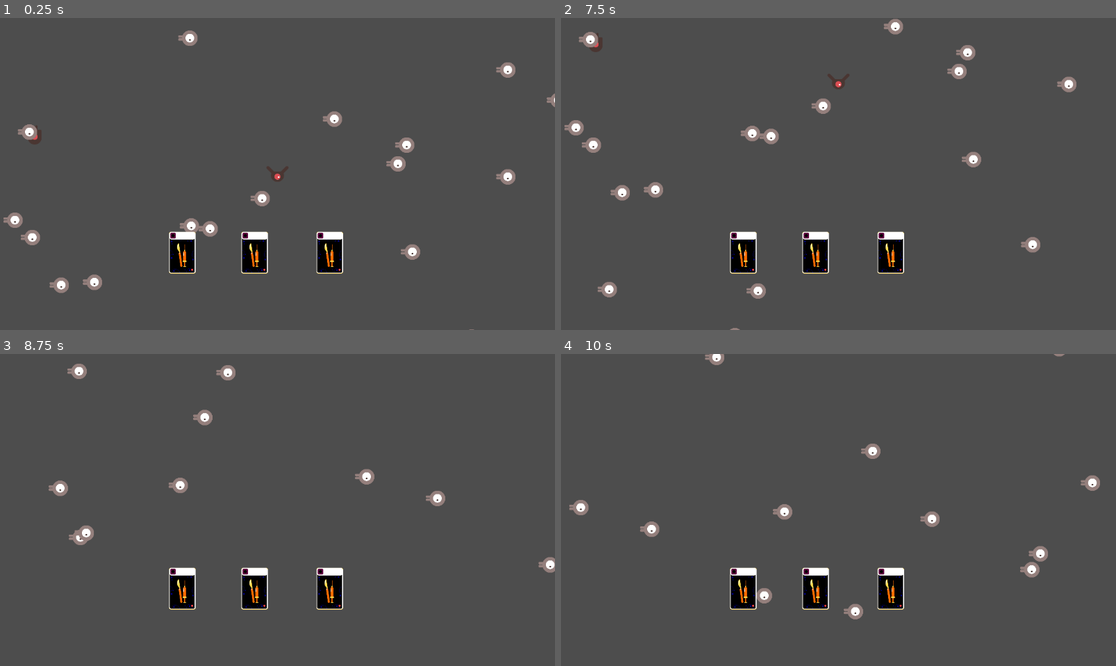
Above: before the commit, frames 1-4 (two rows, left to right).
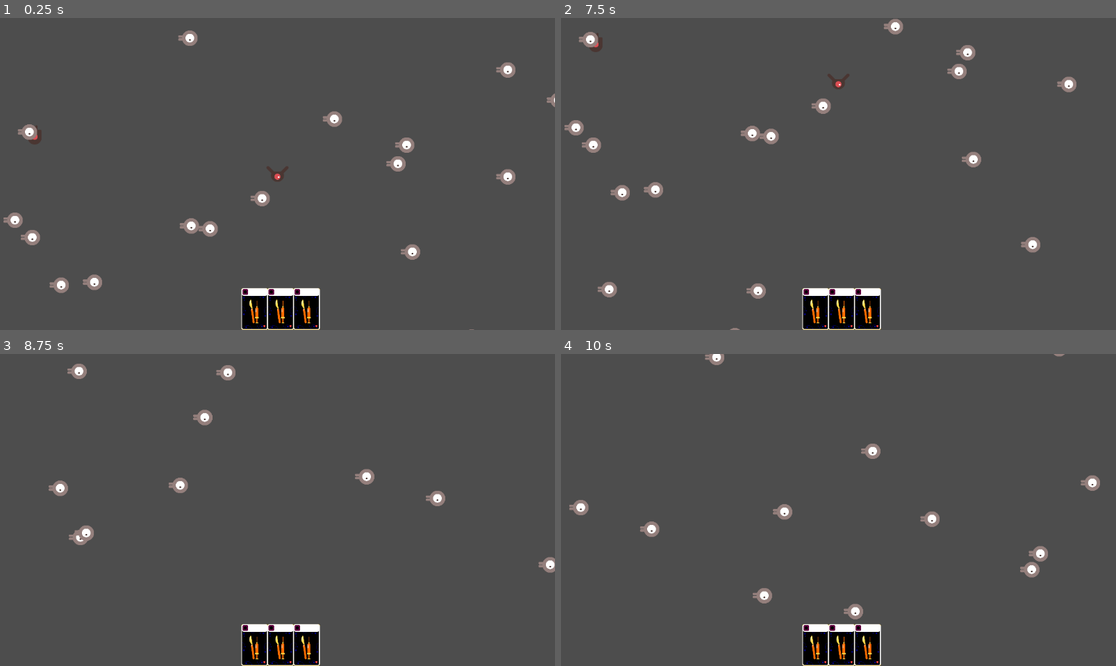
Above: after the commit, the same moments.

Repository: phanav/game-jam-2024
Game: Godot game, scene res://scenes/main.tscn
The game is run twice, just before and just after one commit, with the same random seed, the same clock (stepped at 60 frames per second) and the same inputs.
Inputs (mouse positions are in pixels of both pictures, inside the frame that each line leads up to):
- Up to frame 1 (0.25 s): no input
- Up to frame 2 (7.5 s): click (744, 252) at 0.52 s; click (744, 252) at 1.27 s; click (744, 252) at 2.02 s; click (744, 252) at 2.77 s; click (744, 252) at 3.52 s; click (744, 252) at 4.27 s; click (744, 252) at 5.02 s; click (744, 252) at 5.77 s; click (744, 252) at 6.52 s; tap Enter at 7.25 s; hold Down (camera_down) from 7.28 s (still down)
- Up to frame 3 (8.75 s): release Down (camera_down) at 8.03 s; tap Left (camera_left) at 8.1 s
- Up to frame 4 (10 s): tap Space at 8.75 s; hold Right (camera_right) 8.78-9.53 s; tap Up (camera_up) at 9.6 s

The runs differ from the first frame. In frame 1, 3.9% of the frame differs, in the area x 30-62%, y 68-100%; in frame 2, 3.9%; in frame 3, 3.9%; in frame 4, 3.9%.

Commit message:
repositionnement des cartes

Diff:
--- a/scenes/main.tscn
+++ b/scenes/main.tscn
@@ -20,22 +20,24 @@
 script = ExtResource("1_eanxq")
 
 [node name="Carte" parent="Camera2D" instance=ExtResource("2_kg18q")]
-offset_left = -75.0
-offset_top = 40.0
-offset_right = -35.0
-offset_bottom = 80.0
+offset_left = -25.0
+offset_top = 79.0
+offset_right = -25.0
+offset_bottom = 79.0
+grow_horizontal = 2
+grow_vertical = 0
 
 [node name="Carte2" parent="Camera2D" instance=ExtResource("2_kg18q")]
-offset_left = -25.0
-offset_top = 40.0
-offset_right = 15.0
-offset_bottom = 80.0
+offset_left = -7.0
+offset_top = 79.0
+offset_right = 33.0
+offset_bottom = 119.0
 
 [node name="Carte3" parent="Camera2D" instance=ExtResource("2_kg18q")]
-offset_left = 26.5
-offset_top = 40.0
-offset_right = 66.5
-offset_bottom = 80.0
+offset_left = 11.0
+offset_top = 79.0
+offset_right = 51.0
+offset_bottom = 119.0
 
 [node name="Mob" parent="." instance=ExtResource("2_63ahq")]
 position = Vector2(550, 350)
